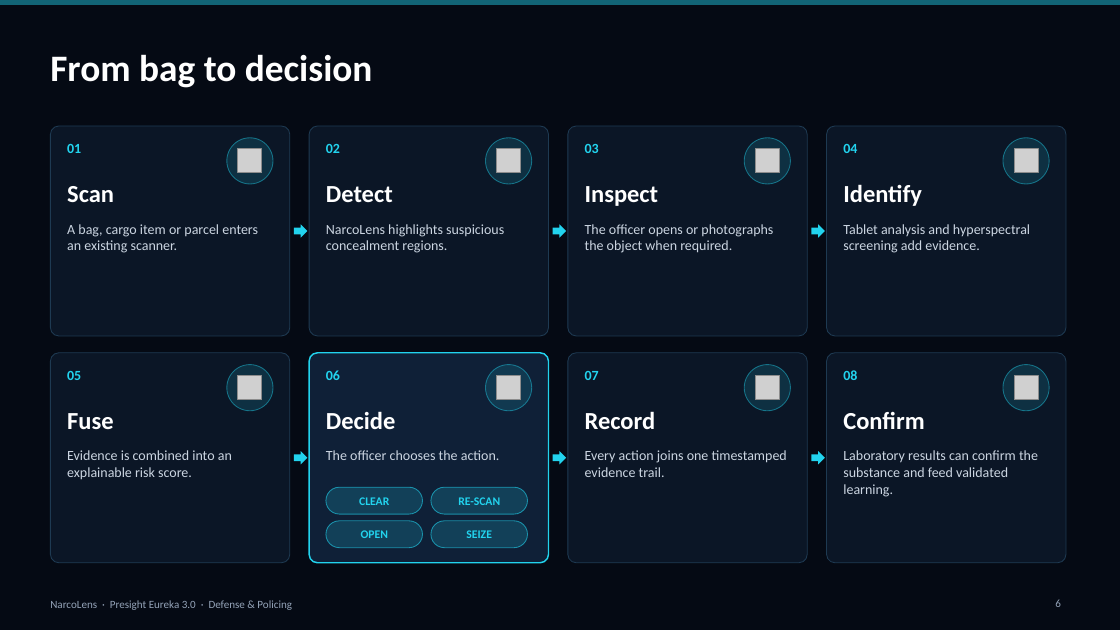
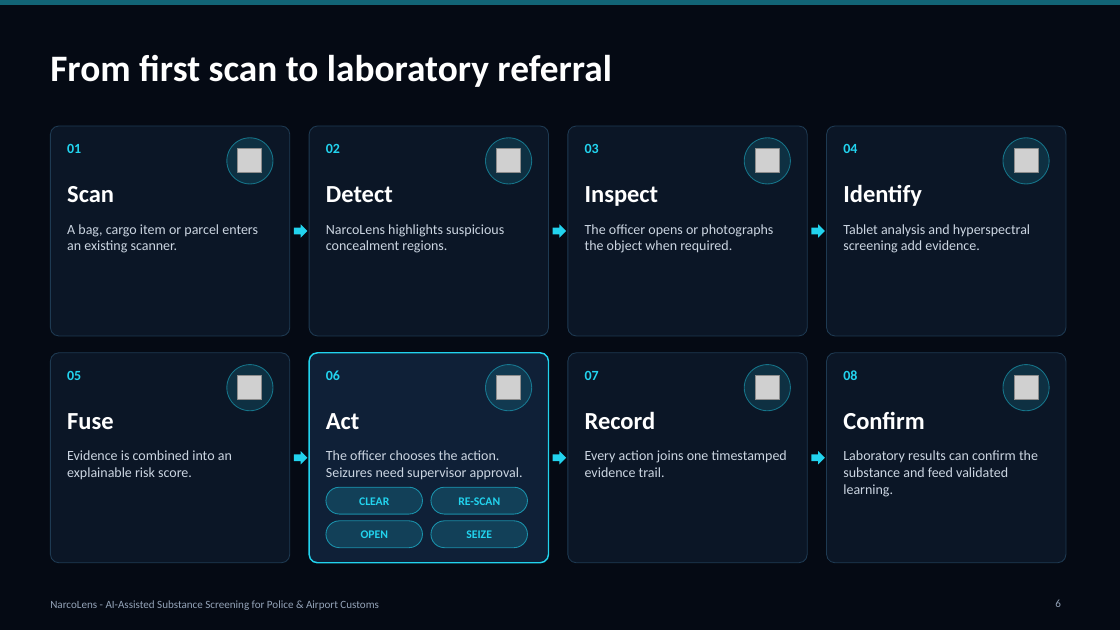
Before and after one commit to farahshaik14/narcolens-eureka, a slide deck: slide 6 of narcolens-pitch-deck.pptx. Drawn at 1120x630 pixels with LibreOffice and Linux fonts; fonts in the diff are those of the drawing; grey boxes stand for pictures. Boxes give left, top, right and bottom in pixels: in the first picture for what was removed or moved away, otherwise in the second. Text is boxed around its words. In the diff, an @@ line names an element or a change of style, - is before the commit and + after.

Commit message:
Pitch deck: new tagline, roles slide, wording and footer updates

```diff
--- a/narcolens-pitch-deck.pptx
+++ b/narcolens-pitch-deck.pptx
@@ title at [50,54,612,87]: text changed @@
-From bag to decision
+From first scan to laboratory referral
@@ text at [326,413,360,429]: text changed @@
-Decide
+Act
@@ text at [326,450,523,480]: text changed @@
-The officer chooses the action.
+The officer chooses the action. Seizures need supervisor approval.
@@ text removed at [50,600,292,610] @@
-NarcoLens · Presight Eureka 3.0 · Defense & Policing
@@ text added at [50,600,378,610], 9.5 pt, text #94A3B8 @@
+NarcoLens - AI-Assisted Substance Screening for Police & Airport Customs
```
Also in this commit, not shown: 15 other slides changed, 1 slide added, 4 other files.
